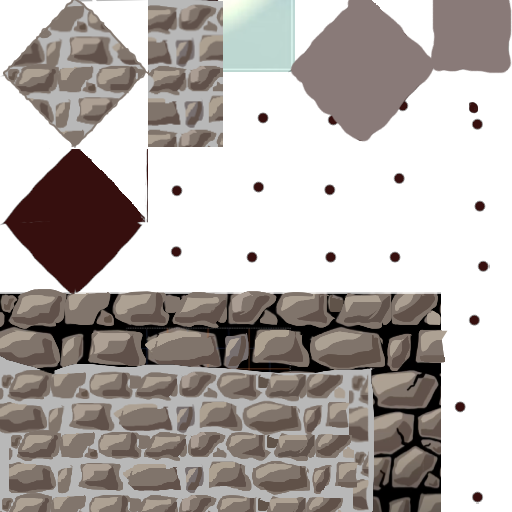
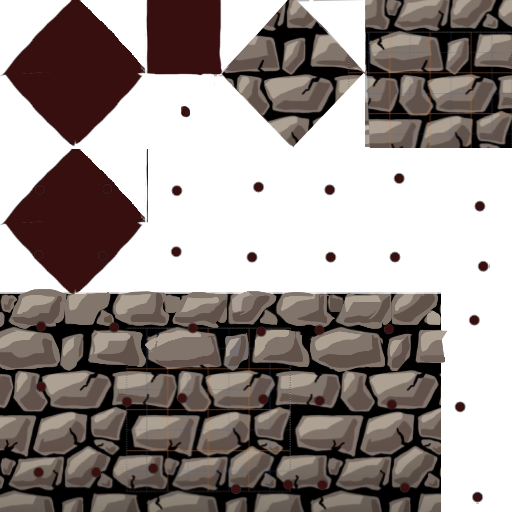
Layer changes from the first w=512, h=512 image to the second:
moved "Layer 1" above "Layer 6", painted on it over [0, 0, 512, 504]
added layer "Layer 6" above "Layer 5 copy" over [222, 0, 512, 148]
added layer "Layer 5 copy" above "Layer 5 copy 2" over [214, 0, 440, 147]
hid "Layer 5 copy 2" over [0, 356, 424, 512]
moved "Layer 5" above "Layer 3", painted on it over [0, 0, 296, 512]
